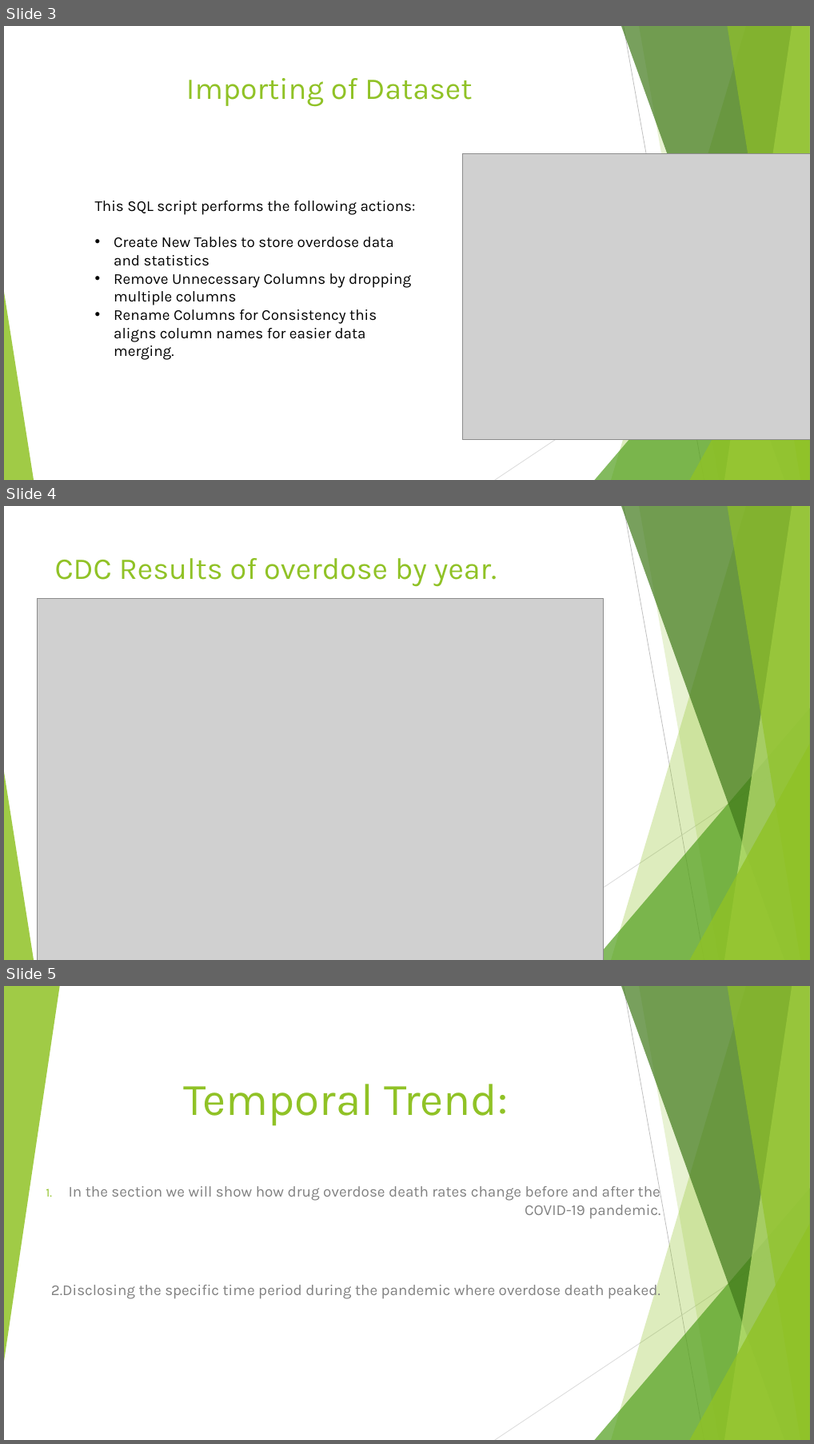
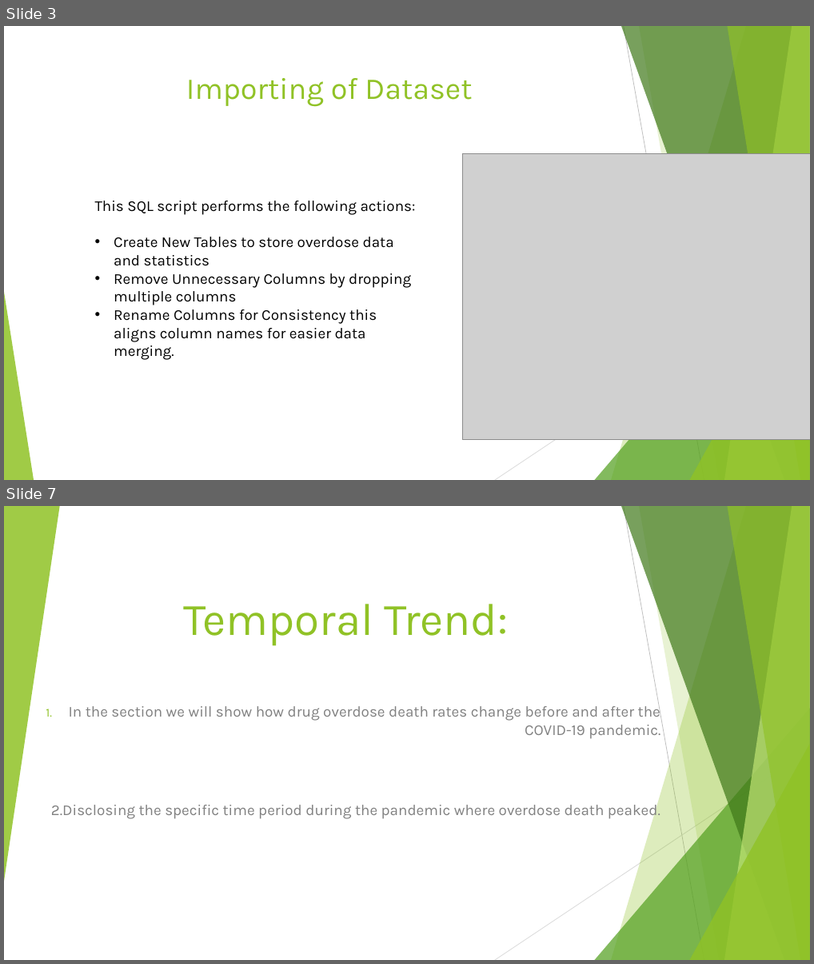
Before and after one commit to Inshirahk/Project-3-, a slide deck: Project 3 The Impact of Covid 19 (3).pptx. Shown one above the other, each under a label of ours: slides 3, 4 and 5 before the commit, slides 3 and 7 after it; the slides between them are not shown. The pictures are 814x1444 and 814x964 pixels, drawn with LibreOffice and Linux fonts; fonts in the diff are those of the drawing; grey boxes stand for pictures. Boxes give left, top, right and bottom in pixels: in the first picture for what was removed or moved away, otherwise in the second. Text is boxed around its words. In the diff, an @@ line names an element or a change of style, - is before the commit and + after.

```diff
--- a/Project 3 The Impact of Covid 19 (3).pptx
+++ b/Project 3 The Impact of Covid 19 (3).pptx
@@ slide 4 removed at <box>4,506,810,960</box>, background #FFFFFF; not listed: 10 template elements that a slide beside it also shows @@
@@ title removed at <box>55,558,497,587</box> @@
-CDC Results of overdose by year.
@@ picture removed at <box>38,598,603,960</box> @@
@@ what was slide 5 is now slide 7 @@
```
Also in this commit, not shown: 3 slides added.
